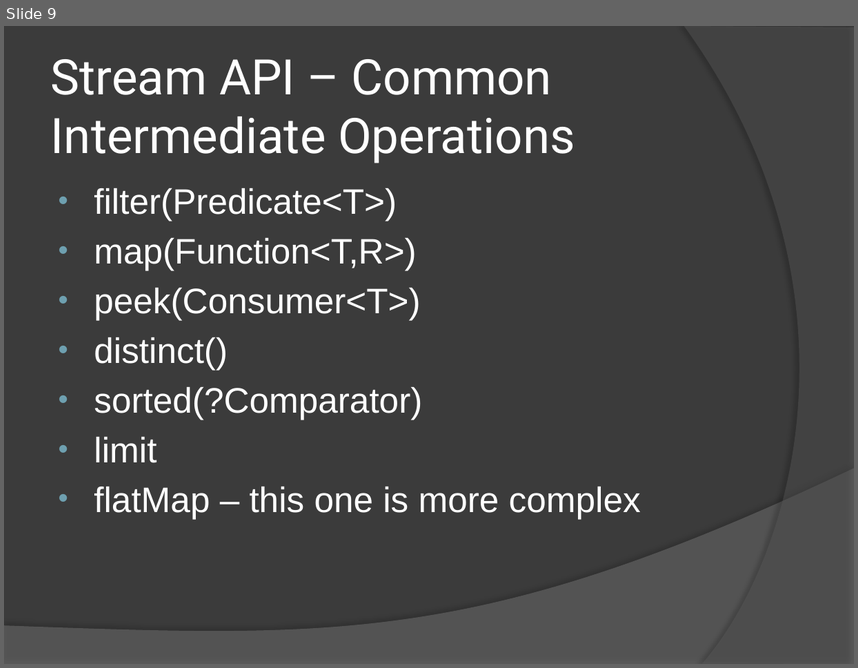
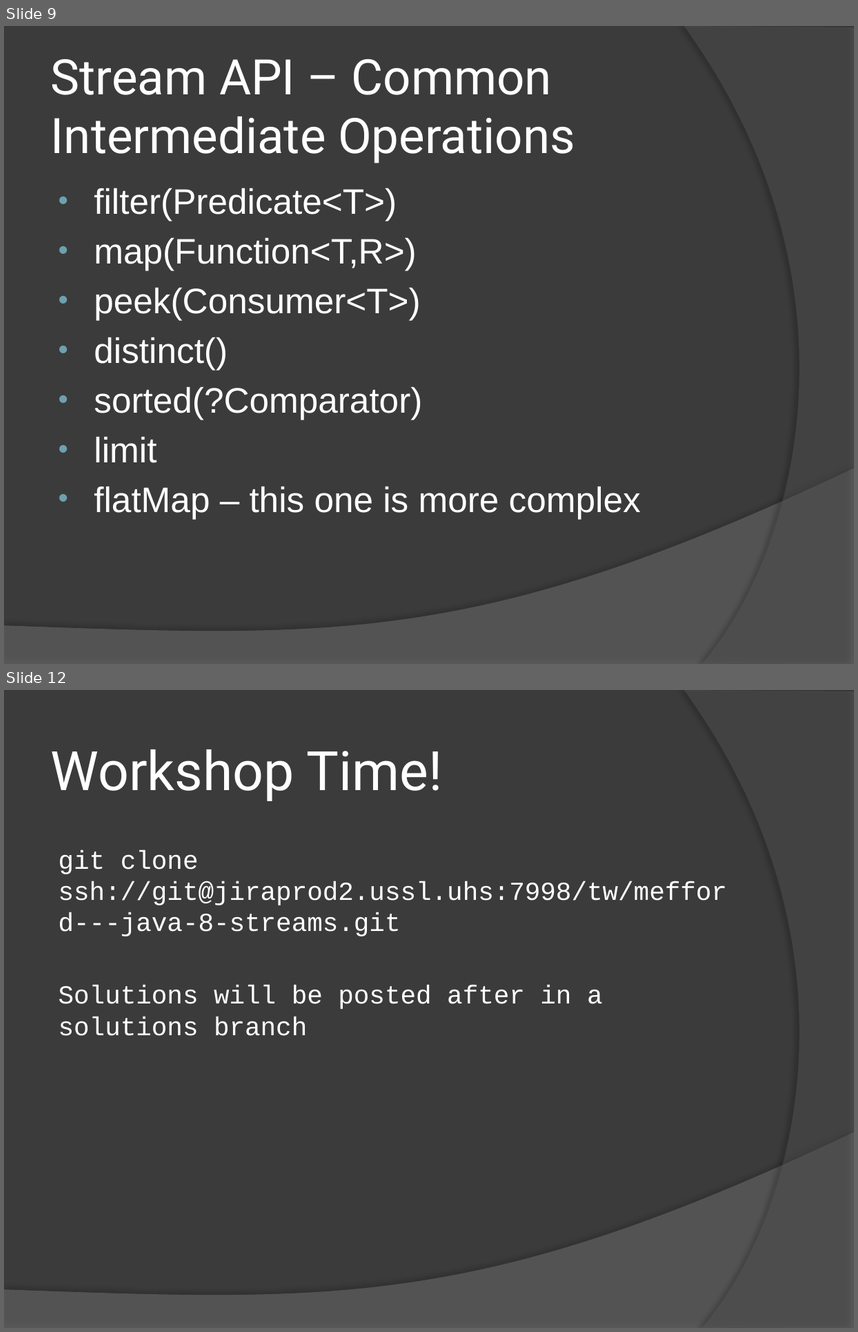
Before and after one commit to jeremymefford/java8-streams-training, a slide deck: java 8 stream training.pptx. Shown one above the other, each under a label of ours: slide 9 before the commit, slides 9 and 12 after it; the slides between them are not shown. The pictures are 858x668 and 858x1332 pixels, drawn with LibreOffice and Linux fonts; fonts in the diff are those of the drawing. Boxes give left, top, right and bottom in pixels: in the first picture for what was removed or moved away, otherwise in the second. Text is boxed around its words. In the diff, an @@ line names an element or a change of style, - is before the commit and + after.

```diff
--- a/java 8 stream training.pptx
+++ b/java 8 stream training.pptx
@@ slide 12 added at [4,690,854,1328], background #3B3B3B; not listed: 2 template elements that a slide beside it also shows @@
@@ title added at [51,749,443,801], 46 pt, text #FFFFFF @@
+Workshop Time!
@@ text added at [59,850,727,1036], 22 pt, text #FFFFFF @@
+git clone ssh://git@jiraprod2.ussl.uhs:7998/tw/mefford---java-8-streams.git
+Solutions will be posted after in a solutions branch
```
Also in this commit, not shown: 5 other slides added.
